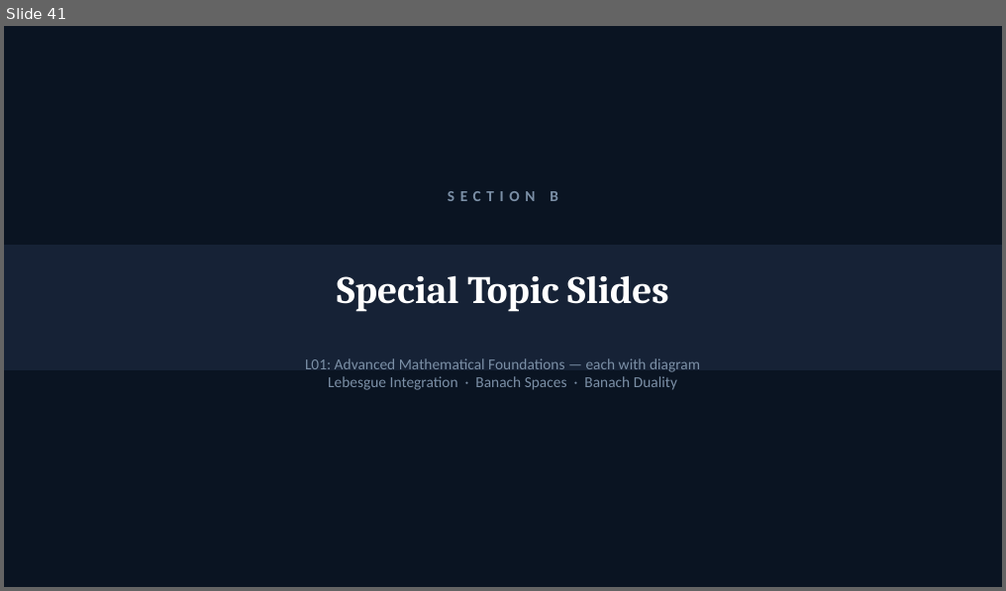
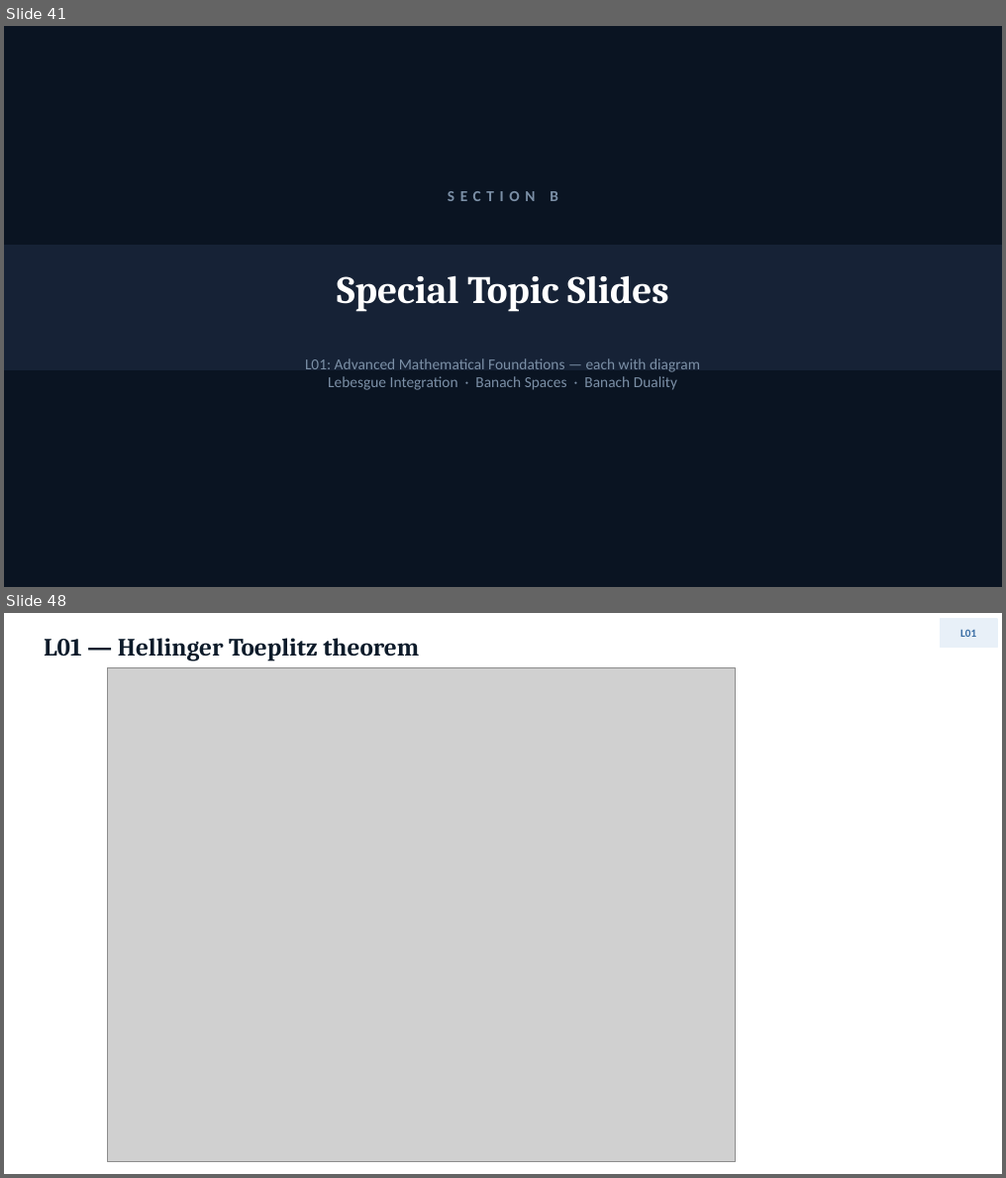
Before and after one commit to flyredeagle/talks, a slide deck: QuantumMechanics/Operators/generated/ModuleI1_L01_extended.pptx. Shown one above the other, each under a label of ours: slide 41 before the commit, slides 41 and 48 after it; the slides between them are not shown. The pictures are 1006x591 and 1006x1178 pixels, drawn with LibreOffice and Linux fonts; fonts in the diff are those of the drawing; grey boxes stand for pictures. Boxes give left, top, right and bottom in pixels: in the first picture for what was removed or moved away, otherwise in the second. Text is boxed around its words. In the diff, an @@ line names an element or a change of style, - is before the commit and + after.

```diff
--- a/QuantumMechanics/Operators/generated/ModuleI1_L01_extended.pptx
+++ b/QuantumMechanics/Operators/generated/ModuleI1_L01_extended.pptx
@@ slide 48 added at (4, 613, 1002, 1174), background #FFFFFF @@
@@ text added at (44, 638, 419, 662), 18 pt, text #0D1B2A, bold @@
+L01 — Hellinger Toeplitz theorem
@@ rectangle added at (941, 619, 997, 647), fill #E8F0F8, outline #E8F0F8 1 pt @@
@@ text added at (960, 629, 976, 637), 8 pt, text #3A6EA5, bold @@
+L01
@@ picture added at (107, 667, 736, 1161) @@
```
Also in this commit, not shown: 13 slides changed, 6 other slides added.
